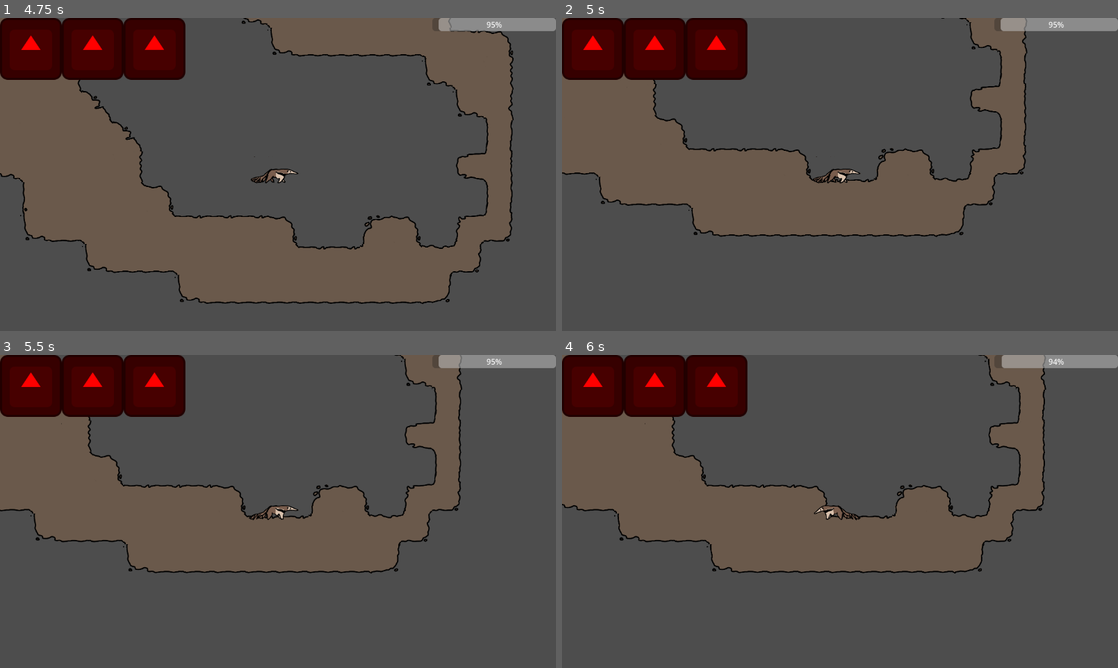
Above: before the commit, frames 1-4 (two rows, left to right).
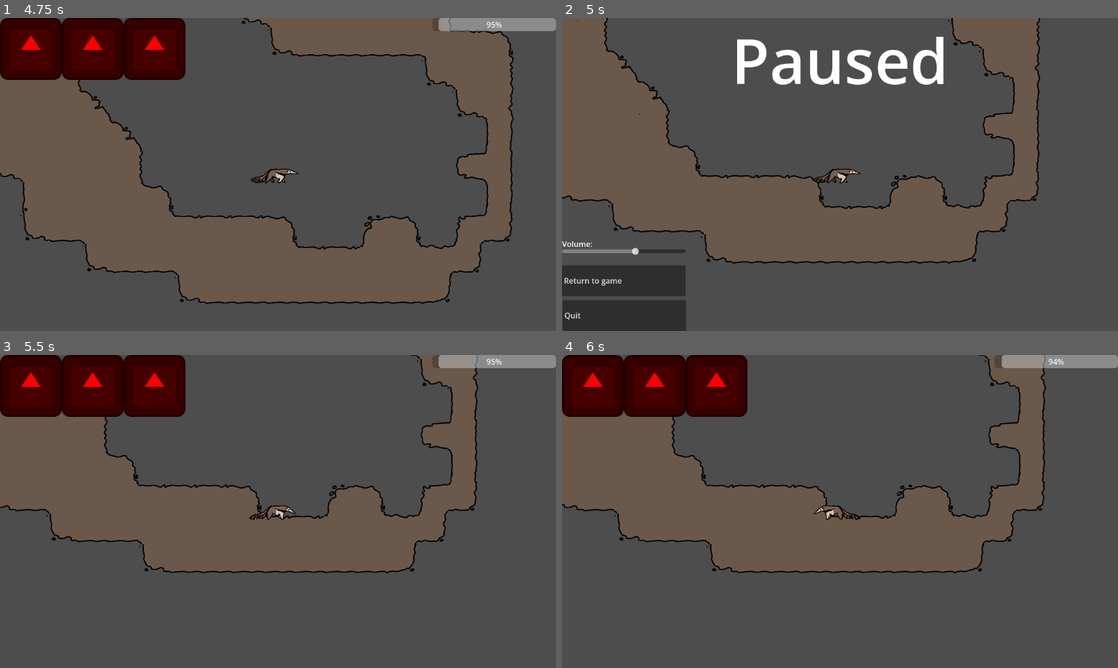
Above: after the commit, the same moments.

Repository: IncrediblyCreativeUsername/Team-Indecisive-Cutthroat-2026
Game: Godot game, scene res://UI/MainMenu.tscn
Two runs of this game, one before a commit and one after it. Both use one fixed random seed, a clock stepped at 60 frames per second and the inputs below. The engine's default icon, where the game draws it, is replaced by a stand-in: a white triangle on a blue panel in a dark square.
Inputs (mouse positions are in pixels of both pictures, inside the frame that each line leads up to):
- Up to frame 1 (4.75 s): click "Play" at 0.5 s; tap Enter at 1.25 s; move the mouse to (400, 158) at 1.27 s; hold D (MOVE_RIGHT) 1.28-2.78 s; tap E (EAT) at 1.35, 2.85, 4.35 s; tap W (JUMP) at 1.52, 2.27, 3.77, 4.52 s; move the mouse to (166, 190) at 2.02 s; click (166, 190) at 2.1 s; move the mouse to (333, 105) at 2.77 s; hold A (MOVE_LEFT) 2.78-3.53 s; tap Space at 3.5 s; move the mouse to (250, 237) at 3.52 s; hold D (MOVE_RIGHT) from 3.53 s (still down); click (250, 237) at 3.6 s; move the mouse to (444, 221) at 4.27 s
- Up to frame 2 (5 s): keep holding D (MOVE_RIGHT); tap Escape (PAUSE, bound only after the commit) at 4.9 s
- Up to frame 3 (5.5 s): release D (MOVE_RIGHT) at 5 s; click (61, 617) at 5 s, where only the run after the commit has a clickable "Return to game"
- Up to frame 4 (6 s): tap Enter at 5.75 s; move the mouse to (673, 464) at 5.77 s; hold A (MOVE_LEFT) from 5.78 s (still down); click (673, 464) at 5.85 s

Frame 1 is identical in both runs. In frame 2, 30% of the frame differs, in the area x 0-100%, y 0-100%; in frame 3, 6.5%; in frame 4, less than 0.1%.

Commit message:
Pause menu
Currently just the main menu without the hat selector

Diff:
--- a/Game/Game.tscn
+++ b/Game/Game.tscn
@@ -1,9 +1,10 @@
 [gd_scene format=4 uid="uid://btd58e564v10x"]
 
 [ext_resource type="Script" uid="uid://co6lho6g8m022" path="res://Game/game.gd" id="1_hqwdr"]
-[ext_resource type="PackedScene" uid="uid://budf4pylj7s2c" path="res://UI/HUD.tscn" id="2_jxerj"]
+[ext_resource type="PackedScene" path="res://UI/HUD.tscn" id="2_jxerj"]
 [ext_resource type="PackedScene" uid="uid://dy7klndipufbg" path="res://Player/Player.tscn" id="3_iv3md"]
 [ext_resource type="PackedScene" uid="uid://dfooacd5orfqh" path="res://Enemy/Enemy.tscn" id="4_37esa"]
+[ext_resource type="PackedScene" uid="uid://da15vktx8ws2l" path="res://UI/Pause.tscn" id="4_fuqhk"]
 [ext_resource type="PackedScene" uid="uid://bohevvymyfxhh" path="res://Tilemap/Tilemap.tscn" id="6_fuqhk"]
 [ext_resource type="PackedScene" uid="uid://dgkriuiho5nhi" path="res://Nephew/nephew.tscn" id="6_ghvq8"]
 
@@ -14,6 +15,9 @@
 tile_map_data = PackedByteArray("AAACAAMAAAAFAAIAAAADAAMAAAAGAAEAAAAEAAMAAAAJAAAAAAABAAEAAAAJAAIAAAABAAMAAAAGAAIAAAABAA …(9520 unchanged characters)…
 
 [node name="Hud" parent="." unique_id=787718687 instance=ExtResource("2_jxerj")]
+
+[node name="Pause" parent="." unique_id=1763727713 instance=ExtResource("4_fuqhk")]
+visible = false
 
 [node name="Player" parent="." unique_id=1863645860 instance=ExtResource("3_iv3md")]
 position = Vector2(0, -465.99994)
--- a/Player/player.gd
+++ b/Player/player.gd
@@ -16,12 +16,18 @@
 @onready var animSprite := $PlayerSprite
 var grabbedObject
 var isGrappling : bool = false
-
+var paused : bool = false
 
 func _ready():
 	animSprite.play("stand")
 
 func _physics_process(_delta: float) -> void:
+	#pause
+	if Input.is_action_just_pressed("PAUSE"):
+		get_parent().find_child("Pause").visible = true
+		get_parent().find_child("Hud").visible = false
+		get_tree().paused = true
+
 	#grapple
 	if isGrappling:
 		global_position = grapplePoint - (tongueTip.position+Vector2(64+9,0)).rotated(tonguePivot.rotation)
--- /dev/null
+++ b/UI/Pause.tscn
@@ -0,0 +1,47 @@
+[gd_scene format=3 uid="uid://da15vktx8ws2l"]
+
+[ext_resource type="Script" uid="uid://cunbbmqub1qri" path="res://UI/pause.gd" id="1_h74dl"]
+
+[node name="Pause" type="CanvasLayer" unique_id=1763727713]
+process_mode = 2
+script = ExtResource("1_h74dl")
+
+[node name="Title" type="Label" parent="." unique_id=1255317589]
+offset_right = 1152.0
+offset_bottom = 175.0
+theme_override_font_sizes/font_size = 128
+text = "Paused"
+horizontal_alignment = 1
+autowrap_mode = 2
+
+[node name="ReturnToGame" type="Button" parent="." unique_id=2125947878]
+offset_top = 512.0
+offset_right = 256.0
+offset_bottom = 576.0
+text = "Return to game"
+alignment = 0
+
+[node name="Quit" type="Button" parent="." unique_id=781550152]
+offset_left = 1.0
+offset_top = 584.0
+offset_right = 257.0
+offset_bottom = 648.0
+text = "Quit
+"
+alignment = 0
+
+[node name="Volume slider label" type="Label" parent="." unique_id=205140431]
+offset_top = 456.0
+offset_right = 64.0
+offset_bottom = 479.0
+text = "Volume:"
+
+[node name="Volume Slider" type="HSlider" parent="." unique_id=738961483]
+offset_top = 475.0
+offset_right = 256.0
+offset_bottom = 491.0
+value = 60.0
+
+[connection signal="pressed" from="ReturnToGame" to="." method="_on_return_to_game_pressed"]
+[connection signal="pressed" from="Quit" to="." method="_on_quit_pressed"]
+[connection signal="value_changed" from="Volume Slider" to="." method="_on_volume_slider_value_changed"]
--- /dev/null
+++ b/UI/pause.gd
@@ -0,0 +1,36 @@
+extends CanvasLayer
+
+var menu_open : bool = false
+
+# Called when the node enters the scene tree for the first time.
+func _ready() -> void:
+	pass # Replace with function body.
+
+
+# Called every frame. 'delta' is the elapsed time since the previous frame.
+func _process(delta: float) -> void:
+	if Input.is_action_just_pressed("PAUSE") && menu_open:
+		_on_return_to_game_pressed()
+	else:
+		#prevent closing of pause menu on first frame
+		menu_open = true
+
+
+func _on_return_to_game_pressed() -> void:
+	menu_open = false
+	visible = false
+	get_parent().find_child("Hud").visible = true
+	get_tree().paused = false
+
+
+func _on_quit_pressed() -> void:
+	get_tree().paused = false
+	get_tree().change_scene_to_file(Globals.mainMenuScene)
+
+
+func _on_volume_slider_value_changed(value: float) -> void:
+	if value == 0:
+		AudioServer.set_bus_mute(AudioServer.get_bus_index("Master"), true)
+	else:
+		AudioServer.set_bus_mute(AudioServer.get_bus_index("Master"), false)
+		AudioServer.set_bus_volume_db(AudioServer.get_bus_index("Master"), (value-75)/3)
--- a/globals.gd
+++ b/globals.gd
@@ -1,6 +1,7 @@
 extends Node
 
 var gameScene := "res://Game/Game.tscn"
+var mainMenuScene := "res://UI/MainMenu.tscn"
 var playerHatNum := 0
 var hatCount := 3
 var hp := 3
--- a/project.godot
+++ b/project.godot
@@ -72,6 +72,11 @@
 "events": [Object(InputEventKey,"resource_local_to_scene":false,"resource_name":"","device":-1,"window_id":0,"alt_press …(192 unchanged characters)…
 ]
 }
+PAUSE={
+"deadzone": 0.2,
+"events": [Object(InputEventKey,"resource_local_to_scene":false,"resource_name":"","device":-1,"window_id":0,"alt_pressed":false,"shift_pressed":false,"ctrl_pressed":false,"meta_pressed":false,"pressed":false,"keycode":0,"physical_keycode":4194305,"key_label":0,"unicode":0,"location":0,"echo":false,"script":null)
+]
+}
 
 [physics]
 
Not shown, added: UI/pause.gd.uid
